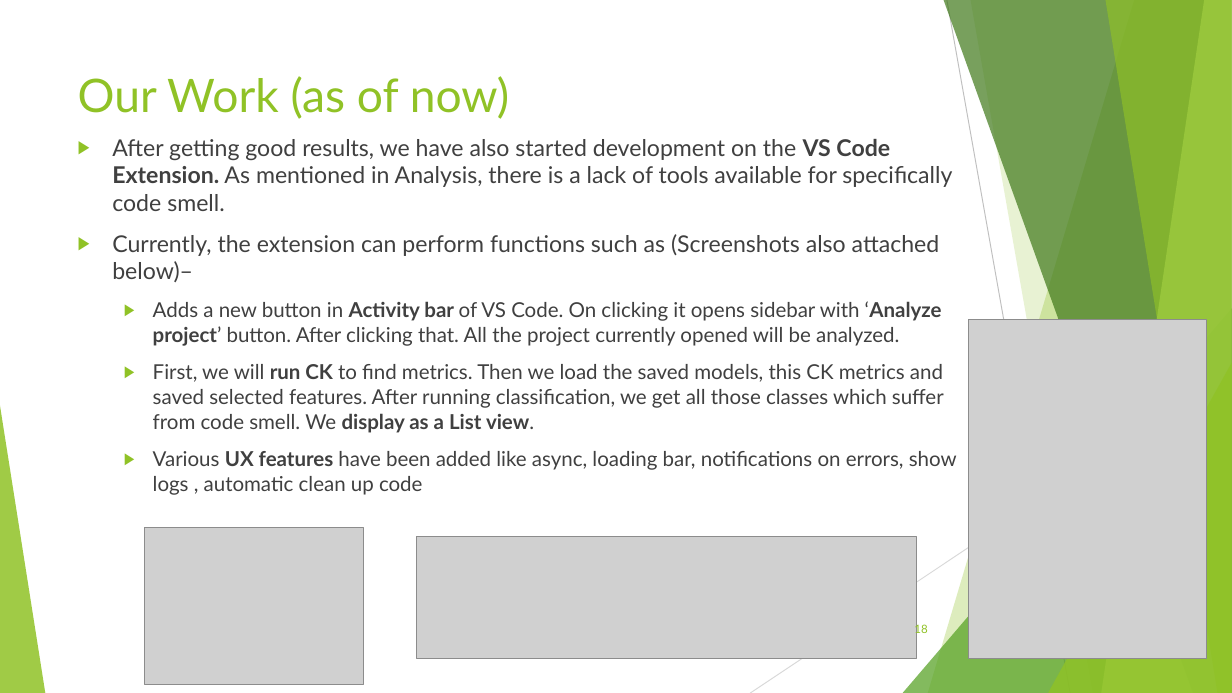
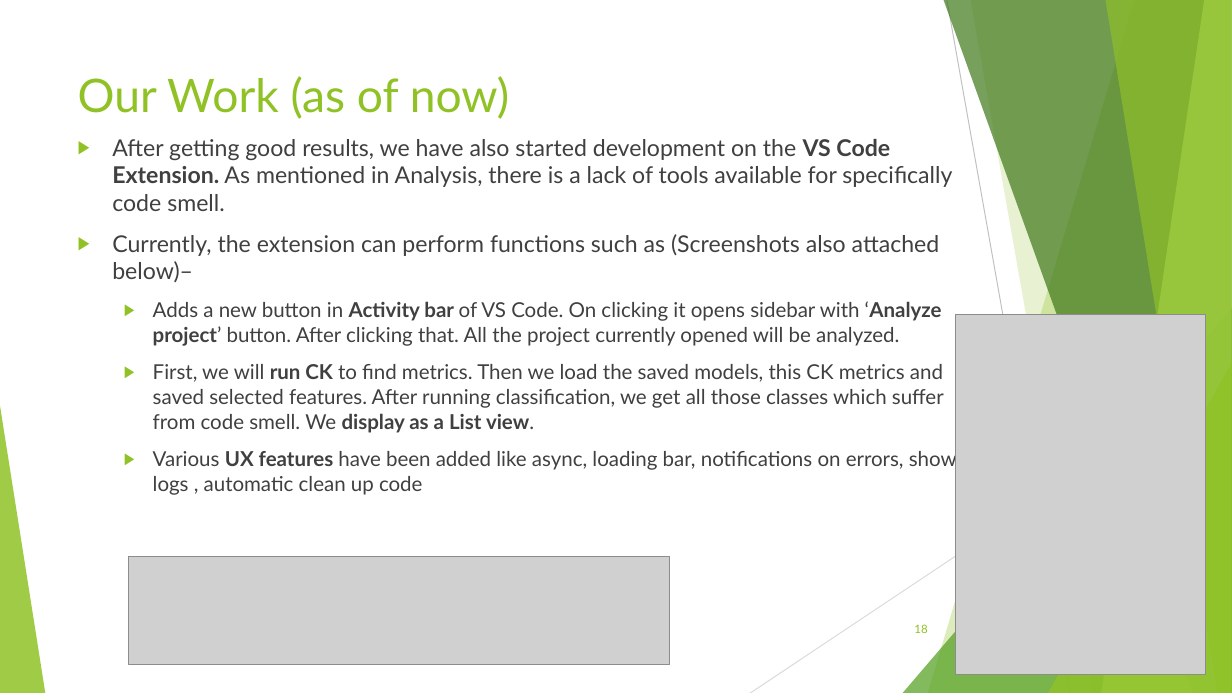
Before and after one commit to SilverDragonOfR/CodeSmell-3, a slide deck: slide 18 of CodeSmell.pptx. Drawn at 1232x693 pixels with LibreOffice and Linux fonts; fonts in the diff are those of the drawing; grey boxes stand for pictures. Boxes give left, top, right and bottom in pixels: in the first picture for what was removed or moved away, otherwise in the second. Text is boxed around its words. In the diff, an @@ line names an element or a change of style, - is before the commit and + after.

Commit message:
Update: Added better images

```diff
--- a/CodeSmell.pptx
+++ b/CodeSmell.pptx
@@ picture resized from (x1=970, y1=320, x2=1207, y2=658) to (x1=957, y1=314, x2=1206, y2=675) @@
@@ picture removed at (x1=144, y1=528, x2=364, y2=684) @@
@@ picture removed at (x1=417, y1=537, x2=917, y2=658) @@
@@ picture added at (x1=128, y1=556, x2=669, y2=665) @@
```
Also in this commit, not shown: 1 other slide changed.
